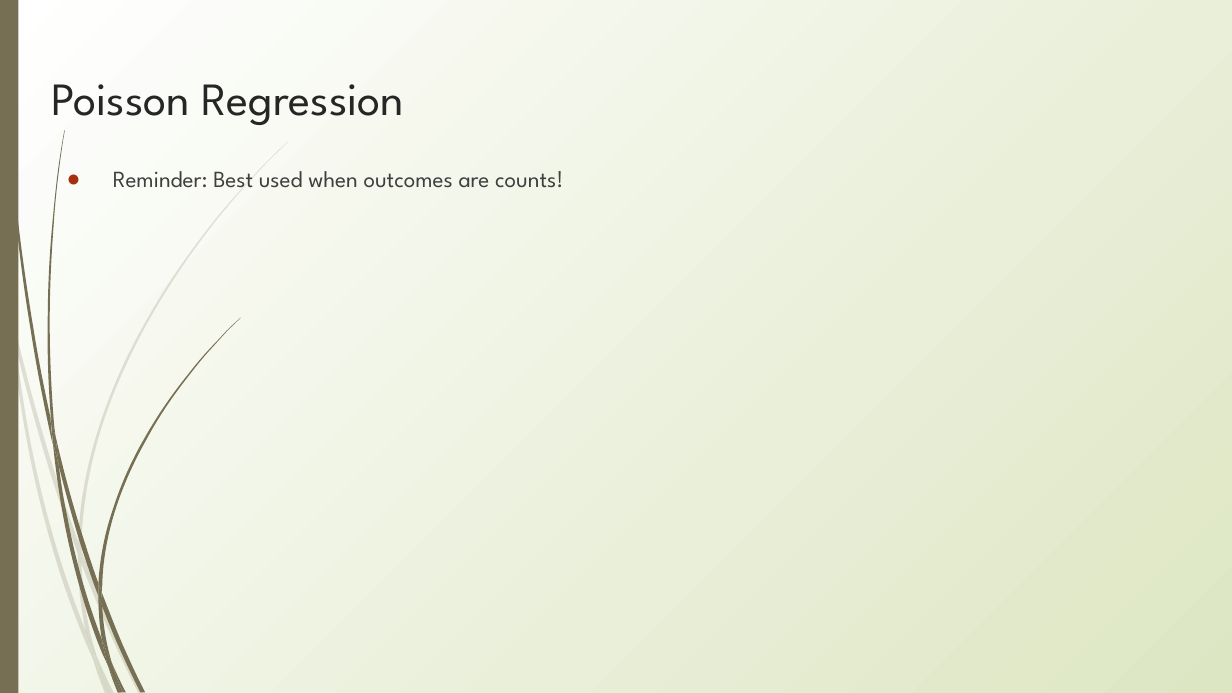
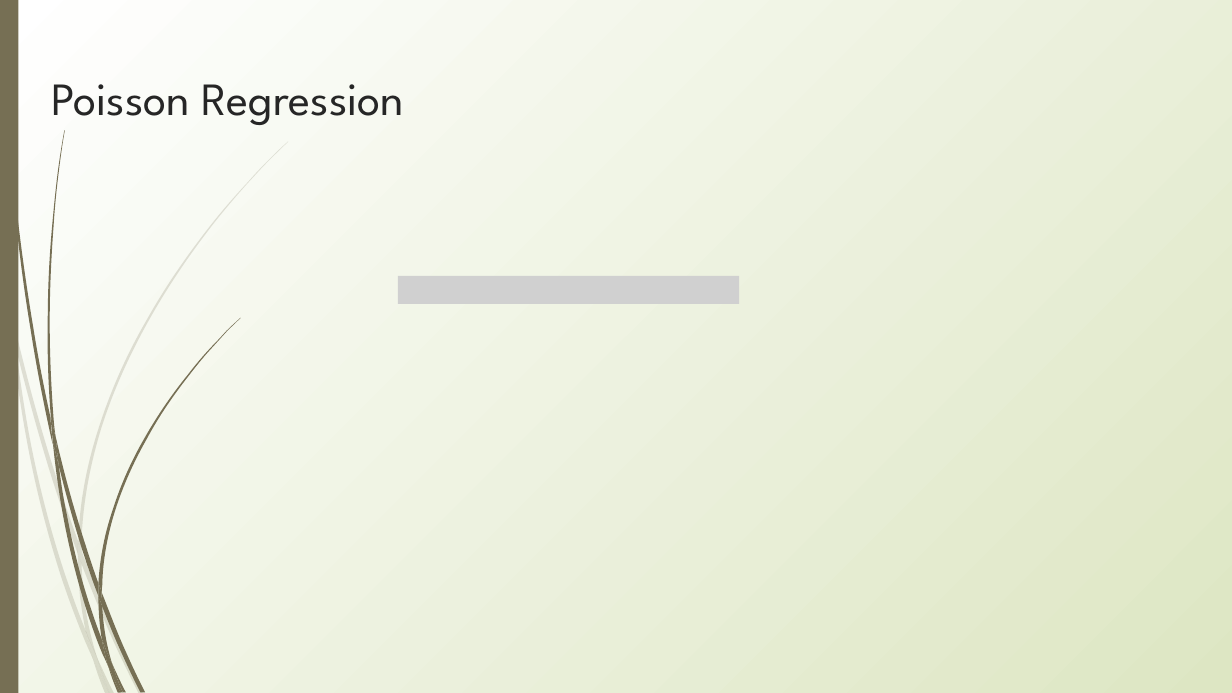
Before and after one commit to erynmcfarlane/GraduateStatsClass, a slide deck: slide 14 of Lecture5.pptx. Drawn at 1232x693 pixels with LibreOffice and Linux fonts; fonts in the diff are those of the drawing; grey boxes stand for pictures. Boxes give left, top, right and bottom in pixels: in the first picture for what was removed or moved away, otherwise in the second. Text is boxed around its words. In the diff, an @@ line names an element or a change of style, - is before the commit and + after.

Commit message:
Lecture 5

```diff
--- a/Lecture5.pptx
+++ b/Lecture5.pptx
@@ text removed at (113, 171, 563, 188) @@
-● Reminder: Best used when outcomes are counts!
@@ picture added at (398, 276, 739, 304) @@
```
Also in this commit, not shown: 1 other file.
